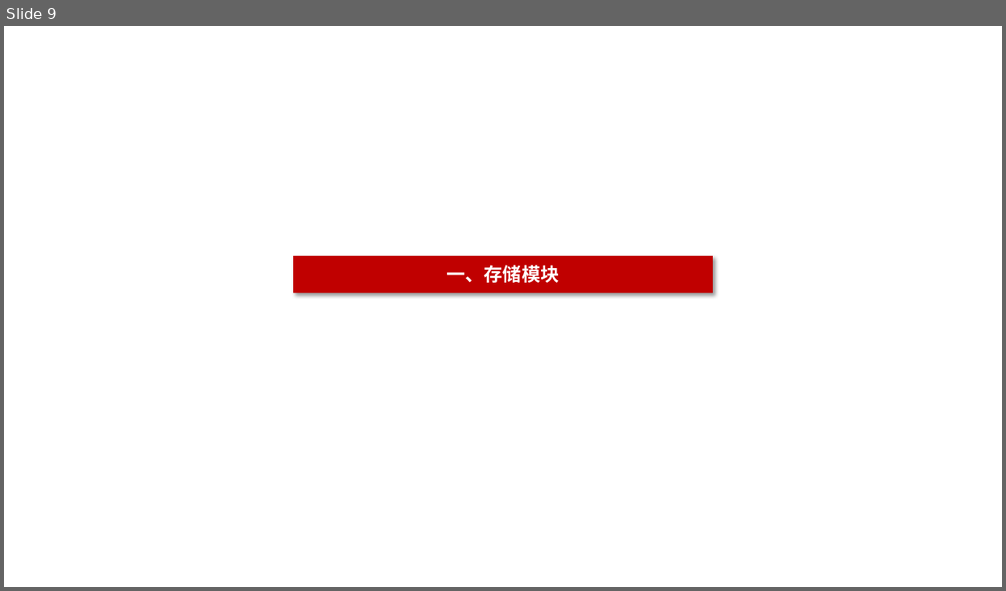
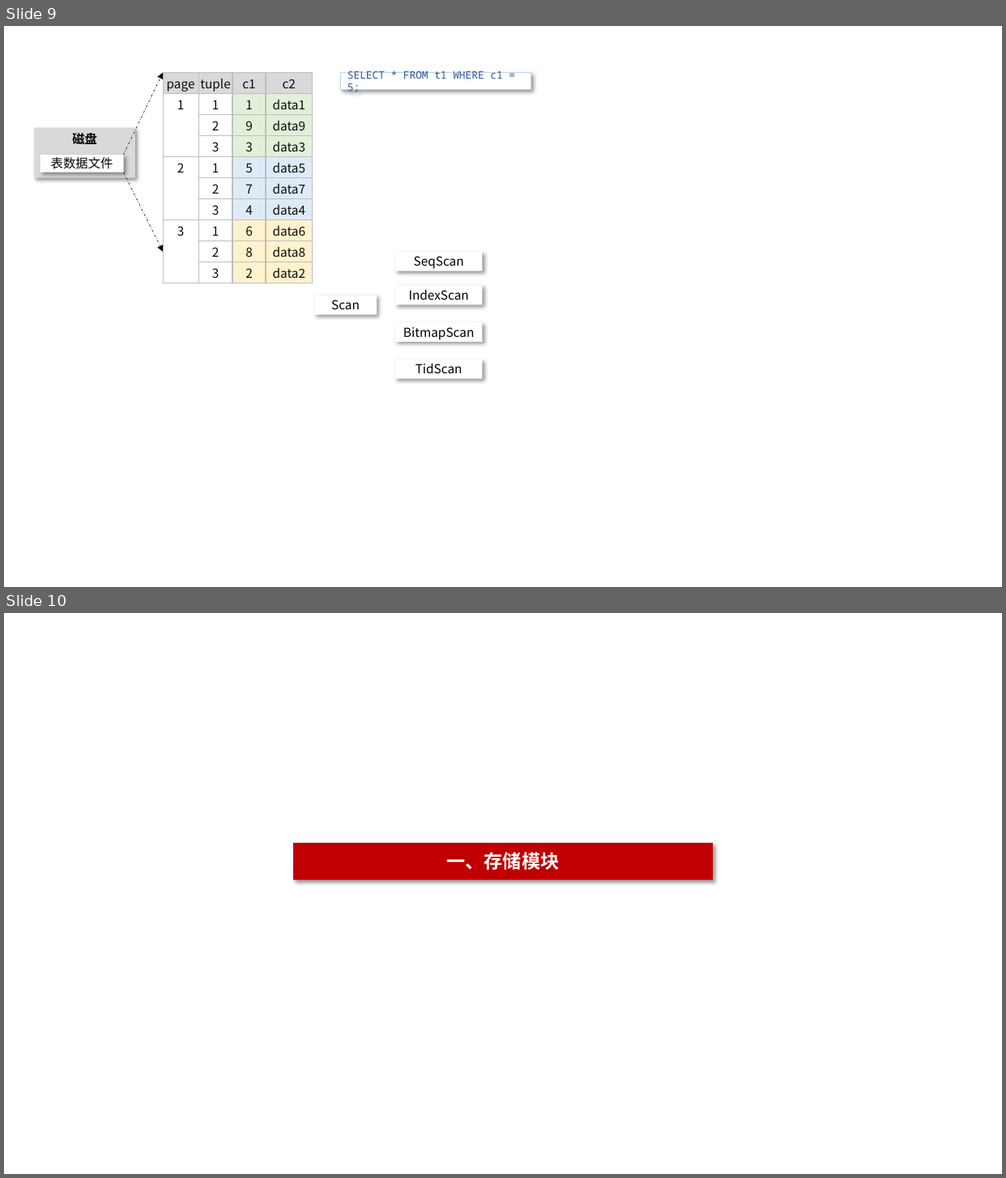
Before and after one commit to poorkk/lorand, a slide deck: source/doc/数据库安全.pptx. Shown one above the other, each under a label of ours: slide 9 before the commit, slides 9 and 10 after it. The pictures are 1006x591 and 1006x1178 pixels, drawn with LibreOffice and Linux fonts; fonts in the diff are those of the drawing. Boxes give left, top, right and bottom in pixels: in the first picture for what was removed or moved away, otherwise in the second. Text is boxed around its words. In the diff, an @@ line names an element or a change of style, - is before the commit and + after.

Commit message:
add scan

```diff
--- a/source/doc/数据库安全.pptx
+++ b/source/doc/数据库安全.pptx
@@ slide 9 added at (x1=4, y1=26, x2=1002, y2=587), background #FFFFFF @@
@@ arrow added from (124, 155) to (163, 72), #0D0D0D 0.5 pt dashed @@
@@ table added at (x1=163, y1=72, x2=312, y2=281), 10 rows, 4 columns @@
+page | tuple | c1 | c2
+1 | 1 | 1 | data1
+ | 2 | 9 | data9
+ | 3 | 3 | data3
+2 | 1 | 5 | data5
+ | 2 | 7 | data7
+ | 3 | 4 | data4
+3 | 1 | 6 | data6
+ | 2 | 8 | data8
+ | 3 | 2 | data2
@@ rectangle added at (x1=340, y1=72, x2=531, y2=90), fill #FFFFFF, outline #BDD7EE 0.5 pt, 10 pt, text #2F5597 @@
+SELECT * FROM t1 WHERE c1 = 5;
@@ rectangle added at (x1=35, y1=128, x2=136, y2=178), fill #D9D9D9, 12 pt, text #000000, bold @@
+磁盘
@@ rectangle added at (x1=40, y1=155, x2=124, y2=173), fill #FFFFFF, 12 pt, text #000000 @@
+表数据文件
@@ arrow added from (124, 173) to (163, 252), #0D0D0D 0.5 pt dashed @@
@@ rectangle added at (x1=395, y1=252, x2=483, y2=271), fill #FFFFFF, 12 pt, text #000000 @@
+SeqScan
@@ rectangle added at (x1=395, y1=286, x2=483, y2=305), fill #FFFFFF, 12 pt, text #000000 @@
+IndexScan
@@ rectangle added at (x1=315, y1=296, x2=377, y2=315), fill #FFFFFF, 12 pt, text #000000 @@
+Scan
@@ rectangle added at (x1=395, y1=322, x2=483, y2=342), fill #FFFFFF, 12 pt, text #000000 @@
+BitmapScan
@@ rectangle added at (x1=395, y1=360, x2=483, y2=379), fill #FFFFFF, 12 pt, text #000000 @@
+TidScan
@@ what was slide 9 is now slide 10 @@
```
Also in this commit, not shown: 1 other file.
